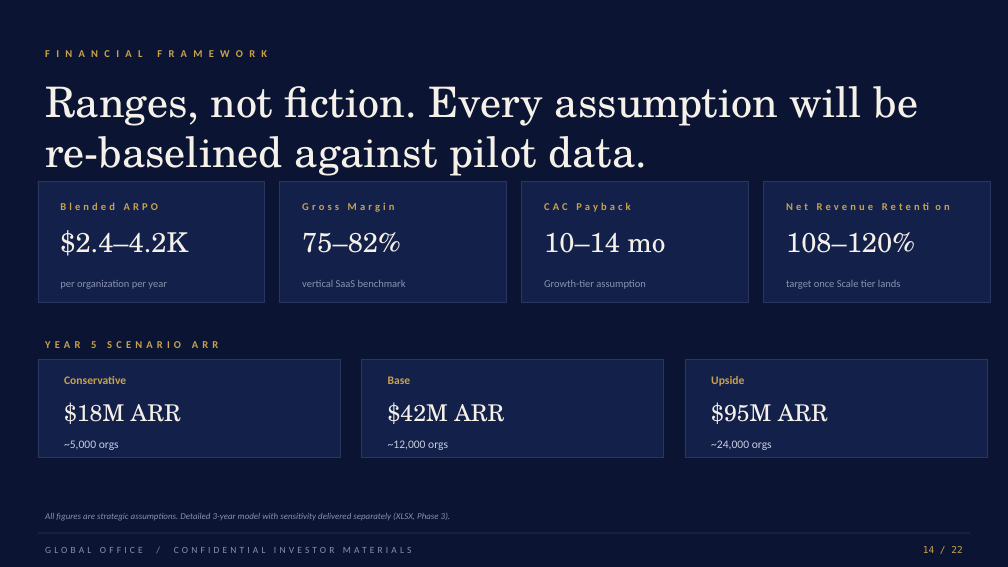
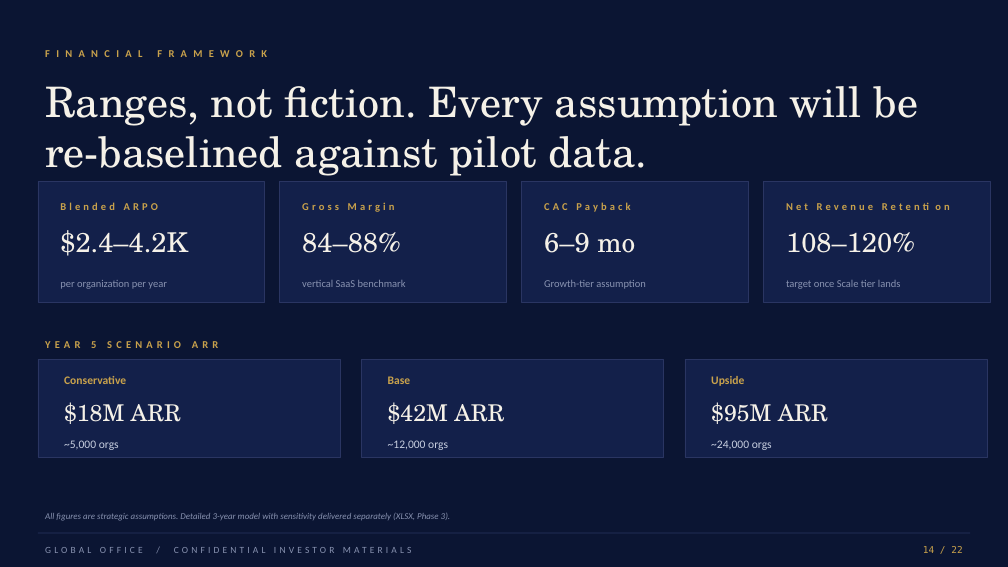
Before and after one commit to Brunny2023/intelligent-office, a slide deck: slide 21 of public/investor-pack/Global-Office-Investor-Deck.pptx. Drawn at 1008x567 pixels with LibreOffice and Linux fonts; fonts in the diff are those of the drawing. Boxes give left, top, right and bottom in pixels: in the first picture for what was removed or moved away, otherwise in the second. Text is boxed around its words. In the diff, an @@ line names an element or a change of style, - is before the commit and + after.

```diff
--- a/public/investor-pack/Global-Office-Investor-Deck.pptx
+++ b/public/investor-pack/Global-Office-Investor-Deck.pptx
@@ text at (x1=302, y1=232, x2=401, y2=253): text changed @@
-75–82%
+84–88%
@@ text at (x1=544, y1=233, x2=635, y2=253): text changed @@
-10–14 mo
+6–9 mo
```
Also in this commit, not shown: 3 other slides changed, 14 other files.
